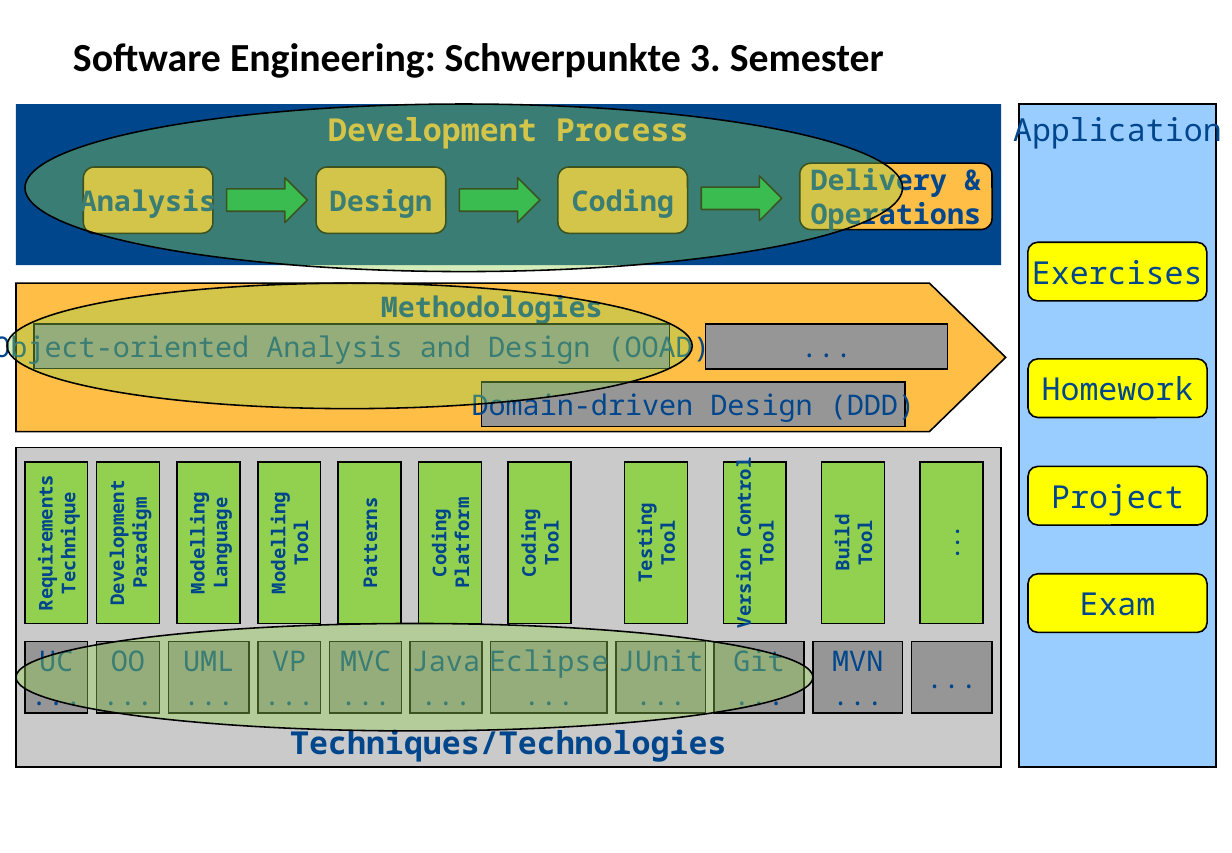
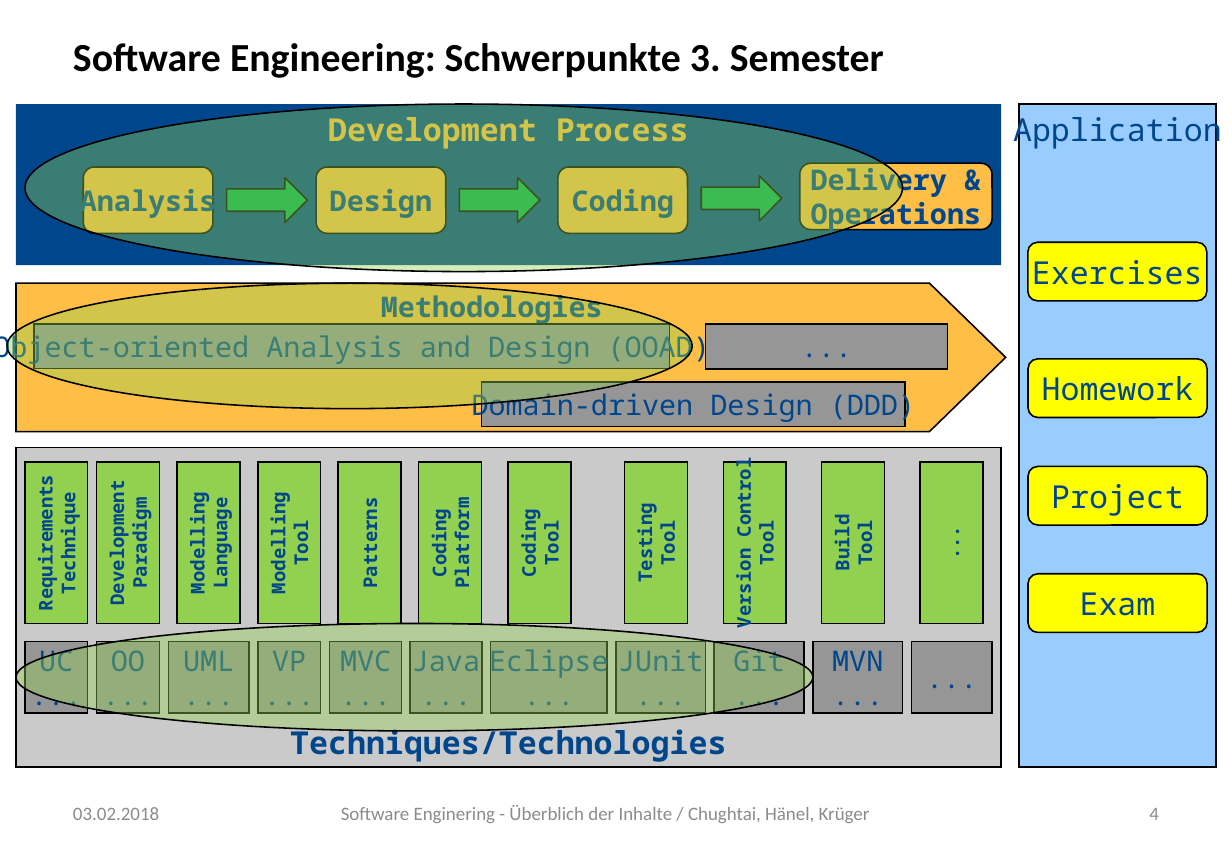
Before and after one commit to juventusHF/strategie-und-planung, a slide deck: slide 4 of software_engineering_uebersicht_der_inhalte.pptx. Drawn at 1232x853 pixels with LibreOffice and Linux fonts; fonts in the diff are those of the drawing. Boxes give left, top, right and bottom in pixels: in the first picture for what was removed or moved away, otherwise in the second. Text is boxed around its words. In the diff, an @@ line names an element or a change of style, - is before the commit and + after.

```diff
--- a/software_engineering_uebersicht_der_inhalte.pptx
+++ b/software_engineering_uebersicht_der_inhalte.pptx
@@ text added at [73,807,159,820], 12 pt, text #8C8C8C @@
+03.02.2018
@@ text added at [341,805,870,823], 12 pt, text #8C8C8C @@
+Software Enginering - Überblich der Inhalte / Chughtai, Hänel, Krüger
@@ page number added at [1149,808,1159,820], 12 pt, text #8C8C8C @@
+4
```
Also in this commit, not shown: 9 other slides changed.
